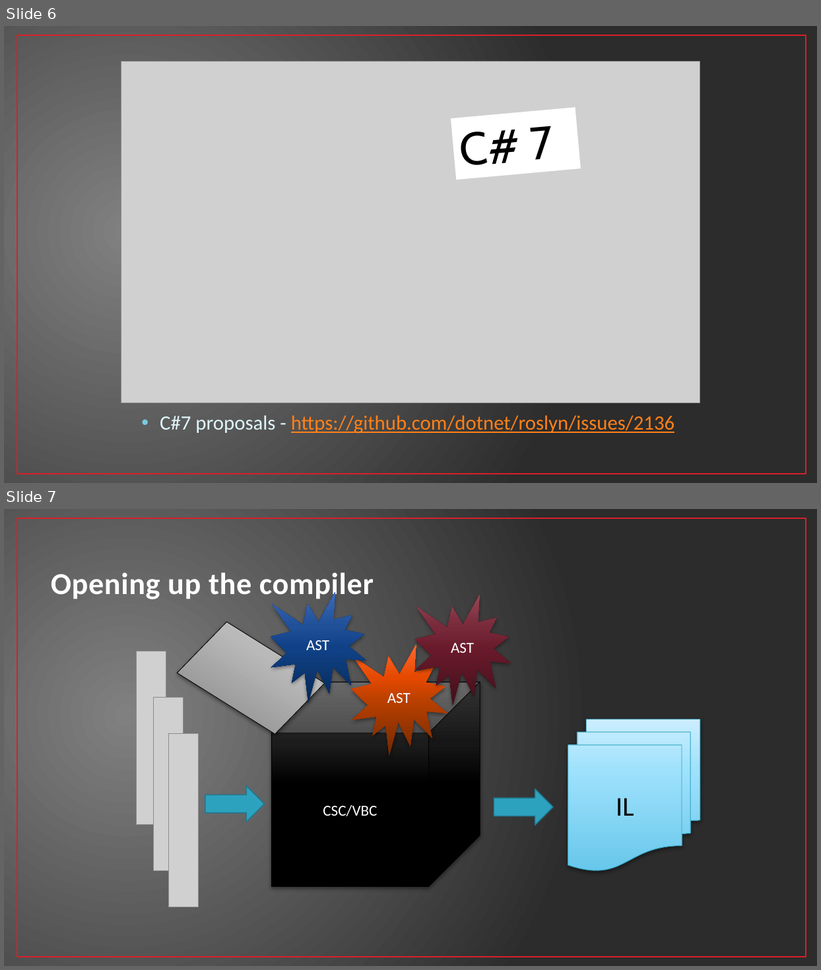
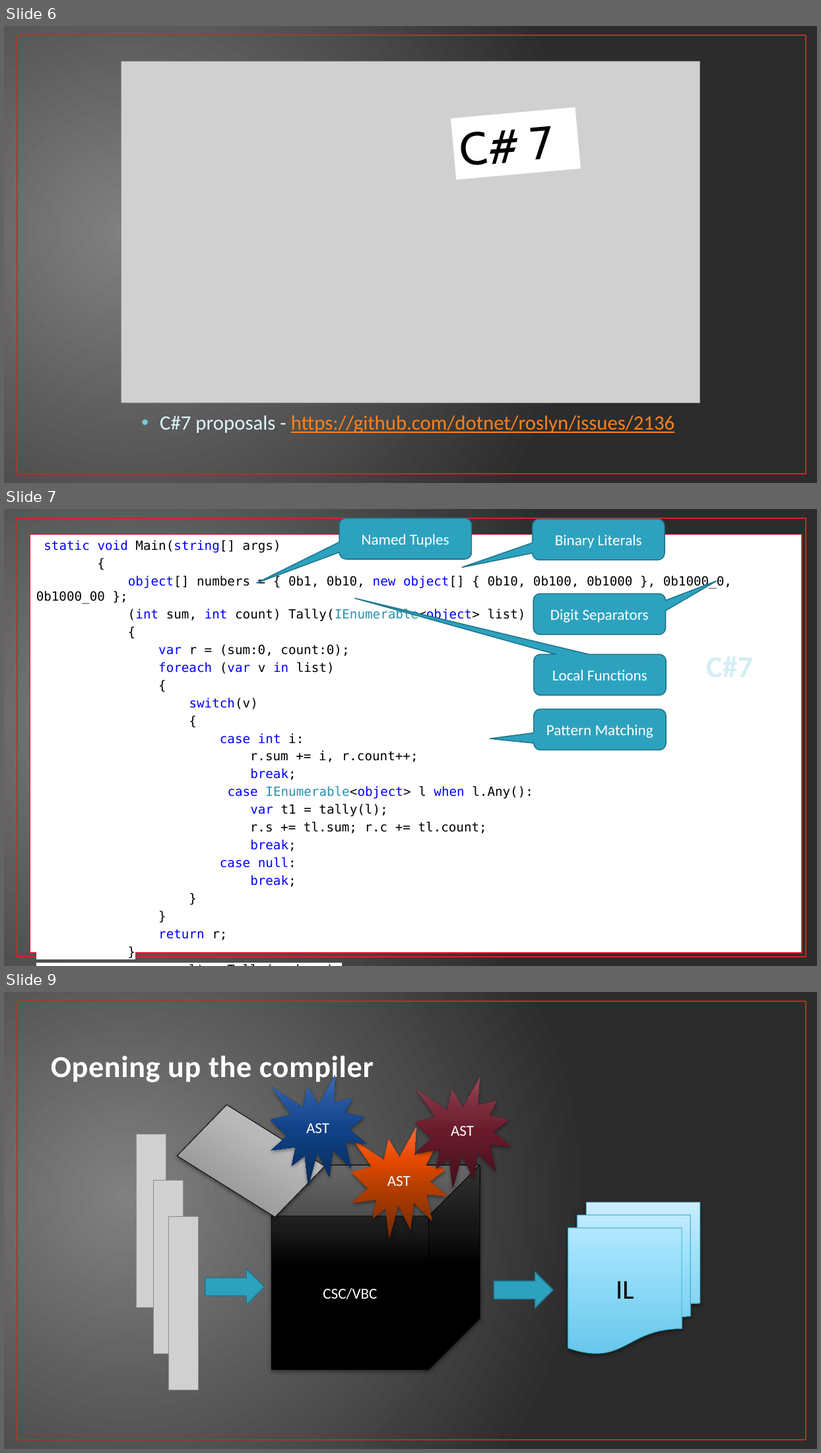
Before and after one commit to jwooley/RoslynAndYou, a slide deck: RoslynAndYou.pptx. Shown one above the other, each under a label of ours: slides 6 and 7 before the commit, slides 6, 7 and 9 after it; the slides between them are not shown. The pictures are 821x970 and 821x1453 pixels, drawn with LibreOffice and Linux fonts; fonts in the diff are those of the drawing; grey boxes stand for pictures. Boxes give left, top, right and bottom in pixels: in the first picture for what was removed or moved away, otherwise in the second. Text is boxed around its words. In the diff, an @@ line names an element or a change of style, - is before the commit and + after.

```diff
--- a/RoslynAndYou.pptx
+++ b/RoslynAndYou.pptx
@@ slide 7 added at (4,509,817,966), background gradient #808080 to #2C2C2C; not listed: 1 template element that a slide beside it also shows @@
@@ rounded speech box added at (339,518,472,559), fill #2DA2BF, outline #21788D 1.25 pt, 18 pt, text #FFFFFF @@
+Named Tuples
@@ rounded speech box added at (533,520,665,560), fill #2DA2BF, outline #21788D 1.25 pt, 18 pt, text #FFFFFF @@
+Binary Literals
@@ text added at (30,535,803,954), fill #FFFFFF, outline #DA1F28 1.25 pt, 15 pt, text #000000 @@
+static void Main(string[] args)
+{
+object[] numbers = { 0b1, 0b10, new object[] { 0b10, 0b100, 0b1000 }, 0b1000_0, 0b1000_00 };
+(int sum, int count) Tally(IEnumerable<object> list)
+{
+var r = (sum:0, count:0);
+foreach (var v in list)
+{
+switch(v)
+{
+case int i:
+r.sum += i, r.count++;
+break;
+case IEnumerable<object> l when l.Any():
+var t1 = tally(l);
+r.s += tl.sum; r.c += tl.count;
+break;
+case null:
+break;
+}
+}
+return r;
+}
+var result = Tally(numbers);
+Console.WriteLine($"Sum: {result.sum} Count: {result.count}");
+}
@@ rounded speech box added at (533,593,666,634), fill #2DA2BF, outline #21788D 1.25 pt, 18 pt, text #FFFFFF @@
+Digit Separators
@@ rounded speech box added at (534,655,667,696), fill #2DA2BF, outline #21788D 1.25 pt, 18 pt, text #FFFFFF @@
+Local Functions
@@ rounded speech box added at (534,709,667,750), fill #2DA2BF, outline #21788D 1.25 pt, 18 pt, text #FFFFFF @@
+Pattern Matching
@@ what was slide 7 is now slide 9 @@
```
Also in this commit, not shown: 1 other slide added, 4 other files.
